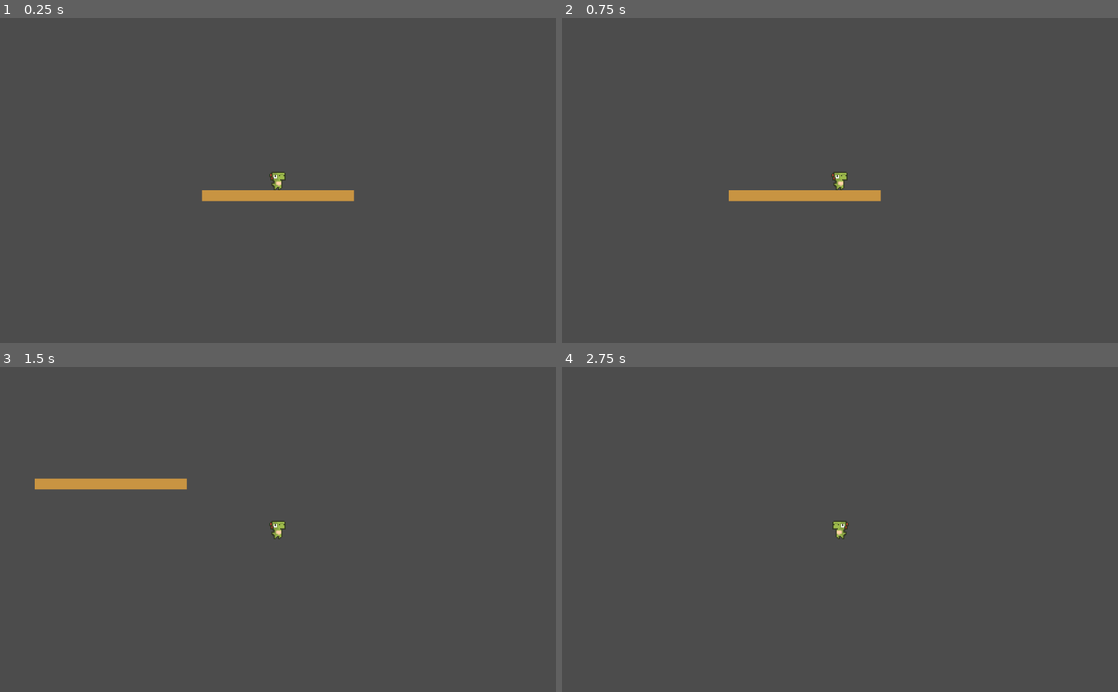
Above: before the commit, frames 1-4 (two rows, left to right).
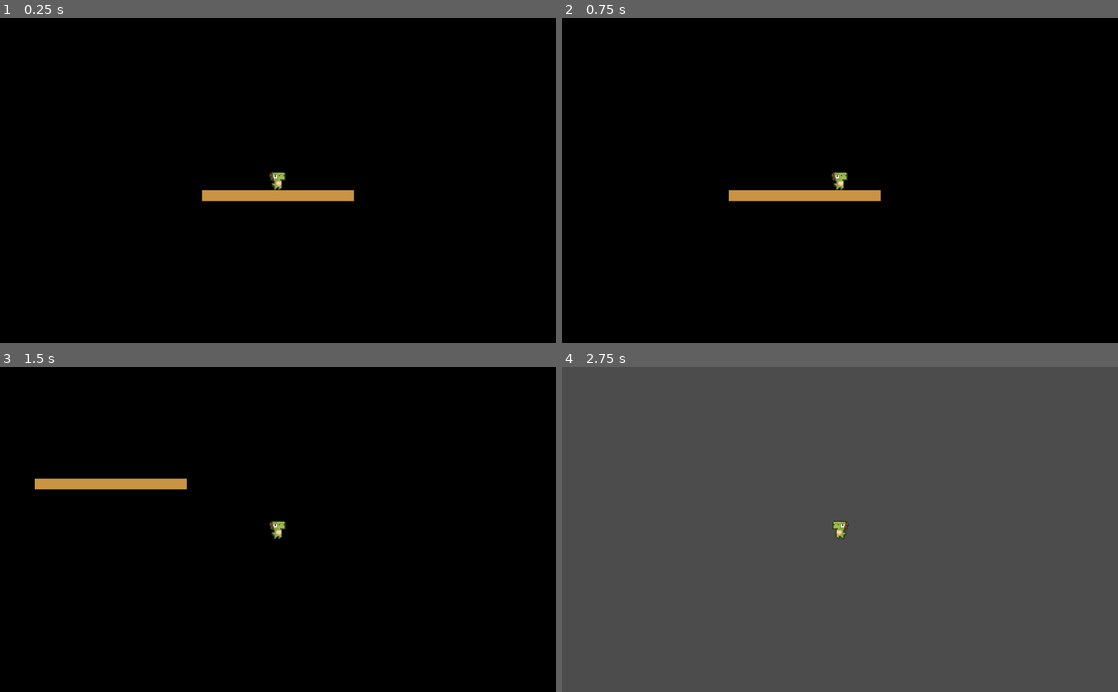
Above: after the commit, the same moments.

Repository: ashnel3/DinoGame
Game: Godot game, scene res://scenes/level1/Level1.tscn
Same seed, same stepped clock (60 frames per second), same inputs: the game is played once before the commit and once after it. This scene is started directly instead of the project's main scene.
Inputs:
- Up to frame 1 (0.25 s): no input
- Up to frame 2 (0.75 s): tap Enter at 0.5 s; hold Right (ui_right) from 0.53 s (still down)
- Up to frame 3 (1.5 s): keep holding Right (ui_right); tap Space (ui_select) at 0.77 s
- Up to frame 4 (2.75 s): tap Space (ui_select) at 1.52 s; release Right (ui_right) at 2.03 s; hold Left (ui_left) from 2.03 s (still down)

The runs differ from the first frame. In frame 1, 99% of the frame differs, in the area x 0-100%, y 0-100%; in frame 2, 99%; in frame 3, 99%; in frame 4, nothing differs.

Commit message:
refactor: improve fog shader

Diff:
--- a/src/scenes/common/shaders/fog.tres
+++ b/src/scenes/common/shaders/fog.tres
@@ -5,42 +5,24 @@
 
 // Gonkee's fog shader for Godot 3 - full tutorial https://youtu.be/QEaTsz_0o44
 
-// TODO: implement perlin noise texture
-
+uniform sampler2D noise_texture : hint_black;
 uniform vec4 color : hint_color;
 uniform float speed = 0.5;
-uniform int passes = 4;
-
-float rand (vec2 coords) {
-	return fract(sin(dot(coords, vec2(56, 78)) * 1000.0) * 1000.0);
-}
-
-float noise (vec2 coords) {
-	vec2 i = floor(coords);
-	vec2 f = fract(coords);
-
-	float p = rand(i);
-	float p1 = rand(i + vec2(1.0, 0.0));
-	float p2 = rand(i + vec2(0.0, 1.0));
-	float p3 = rand(i + vec2(1.0, 1.0));
-	vec2 cubic = f * f * (3.0 - 2.0 * f);
-
-	return mix(p, p1, cubic.x) + (p2 - p) * cubic.y * (1.0 - cubic.x) + (p3 - p1) * cubic.x * cubic.y;
-}
+uniform int passes = 1;
 
 float fractal (vec2 coords) {
 	float v = 0.0;
 	float s = 0.5;
 	for (int i = 0; i < passes; ++i) {
-		v += noise(coords) * s;
-		coords *= 2.0;
+		v += texture(noise_texture, coords).x * s;
+		coords *= 1.5;
 		s *= 0.5;
 	}
 	return v;
 }
 
 void fragment () {
-	vec2 coords = UV * 20.0;
+	vec2 coords = UV * 2.0;
 	vec2 motion = vec2(fractal(coords + vec2(TIME * -speed, TIME * speed)));
 	float final = fractal(coords + motion);
 	COLOR = vec4(color.r, color.g, color.b, final * 0.5) * color.a;
--- a/src/scenes/level1/Level1.tscn
+++ b/src/scenes/level1/Level1.tscn
@@ -5,6 +5,16 @@
 [sub_resource type="RectangleShape2D" id=1]
 
 [node name="Level1" type="Node2D"]
+
+[node name="ColorRect" type="ColorRect" parent="."]
+margin_left = -500.0
+margin_top = -300.0
+margin_right = 524.0
+margin_bottom = 300.0
+color = Color( 0, 0, 0, 1 )
+__meta__ = {
+"_edit_use_anchors_": false
+}
 
 [node name="Player" parent="." instance=ExtResource( 1 )]
 position = Vector2( 0, -15 )
--- a/src/scenes/level2/Level2.tscn
+++ b/src/scenes/level2/Level2.tscn
@@ -1,15 +1,22 @@
-[gd_scene load_steps=9 format=2]
+[gd_scene load_steps=11 format=2]
 
 [ext_resource path="res://actors/player/Player.tscn" type="PackedScene" id=1]
 [ext_resource path="res://scenes/level2/assets/bg5.png" type="Texture" id=2]
 [ext_resource path="res://scenes/level2/assets/spike.png" type="Texture" id=3]
 [ext_resource path="res://scenes/common/shaders/fog.tres" type="Shader" id=4]
 
+[sub_resource type="OpenSimplexNoise" id=5]
+
+[sub_resource type="NoiseTexture" id=6]
+seamless = true
+noise = SubResource( 5 )
+
 [sub_resource type="ShaderMaterial" id=4]
 shader = ExtResource( 4 )
 shader_param/color = Color( 0.298039, 0.137255, 0.0823529, 1 )
-shader_param/speed = 0.5
-shader_param/passes = 4
+shader_param/speed = 0.05
+shader_param/passes = 1
+shader_param/noise_texture = SubResource( 6 )
 
 [sub_resource type="OpenSimplexNoise" id=2]
 
@@ -55,7 +62,9 @@
 "_edit_lock_": true
 }
 
-[node name="FogSprite" type="Sprite" parent="BG/ParallaxBackground/ParallaxLayer"]
+[node name="MultiMeshInstance2D" type="MultiMeshInstance2D" parent="BG/ParallaxBackground/ParallaxLayer"]
+
+[node name="FogSprite" type="Sprite" parent="BG/ParallaxBackground/ParallaxLayer/MultiMeshInstance2D"]
 material = SubResource( 4 )
 scale = Vector2( 2, 2 )
 texture = SubResource( 3 )
Binary file changed: src/assets/proj/ase/backgrounds/level2/bg.aseprite
